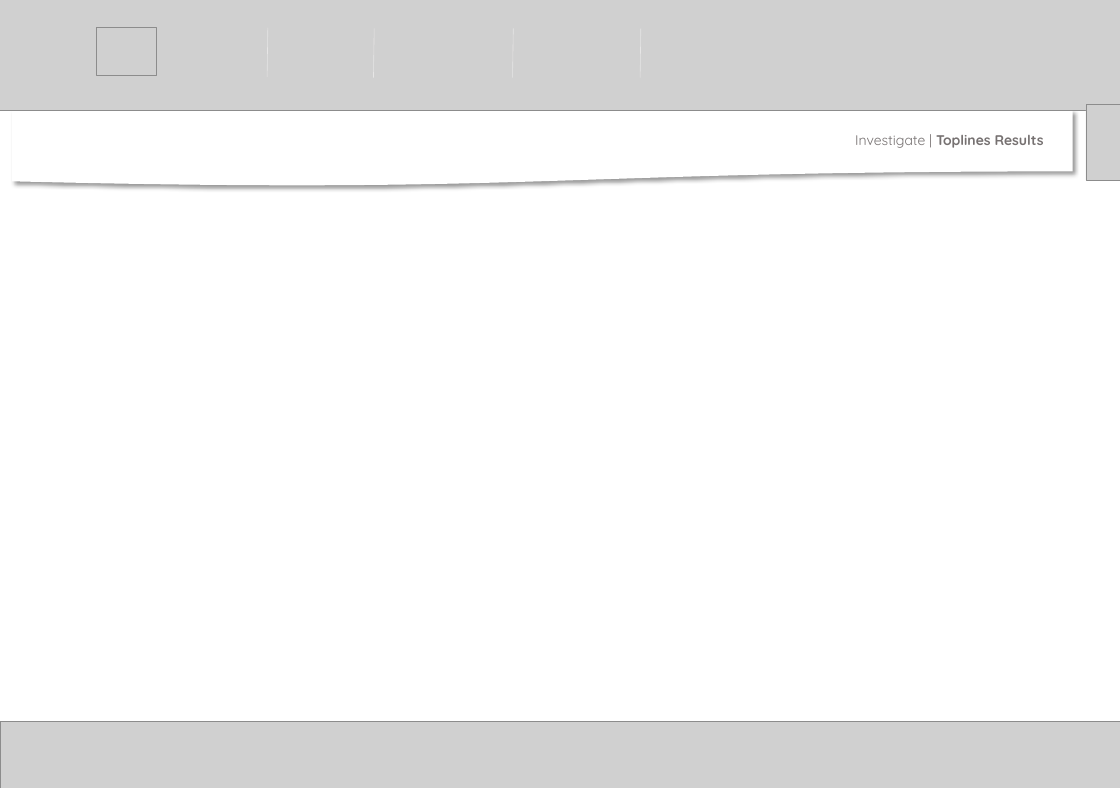
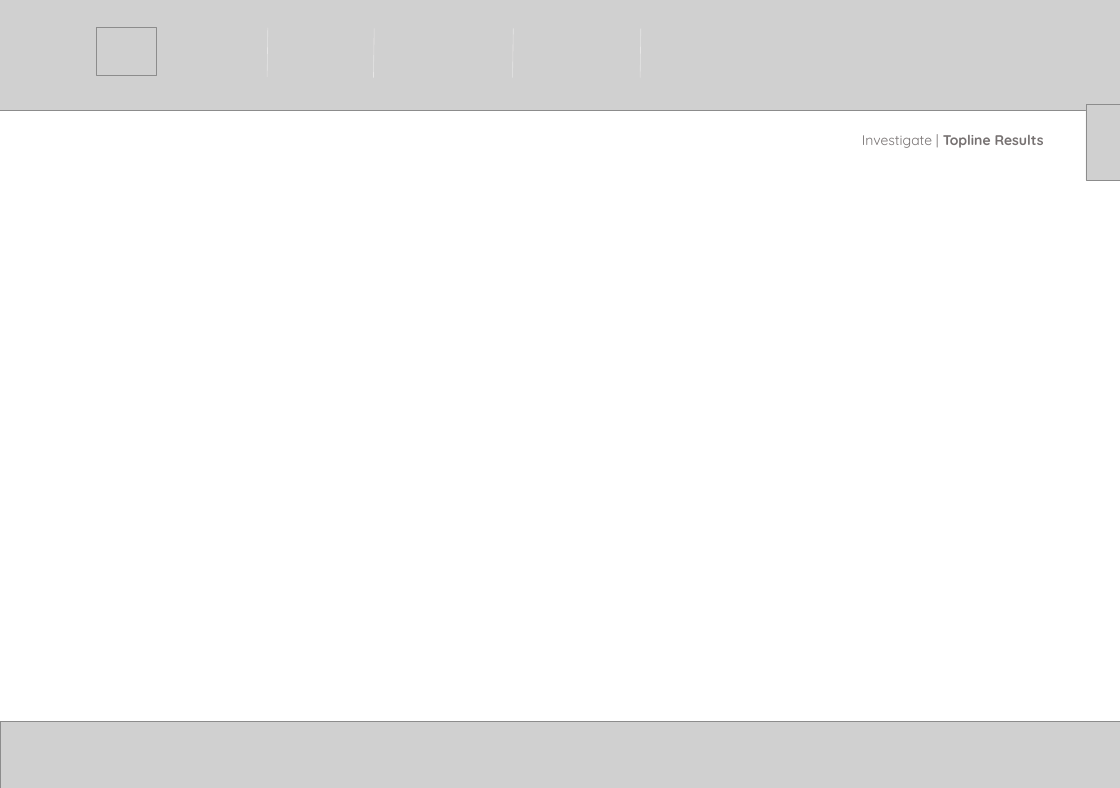
Before and after one commit to andhdo/0001_Eg_Unilever, a slide deck: slide 3 of unlvr_viz/BackGrounds/Final - V2.pptx. Drawn at 1120x788 pixels with LibreOffice and Linux fonts; fonts in the diff are those of the drawing; grey boxes stand for pictures. Boxes give left, top, right and bottom in pixels: in the first picture for what was removed or moved away, otherwise in the second. Text is boxed around its words. In the diff, an @@ line names an element or a change of style, - is before the commit and + after.

Commit message:
Topline View

```diff
--- a/unlvr_viz/BackGrounds/Final - V2.pptx
+++ b/unlvr_viz/BackGrounds/Final - V2.pptx
@@ flow chart document removed at <box>12,111,1073,186</box> @@
@@ text at <box>862,135,1044,148</box>: text changed @@
-Investigate | Toplines Results
+Investigate | Topline Results
```
Also in this commit, not shown: 7 other slides changed, 12 other files.
